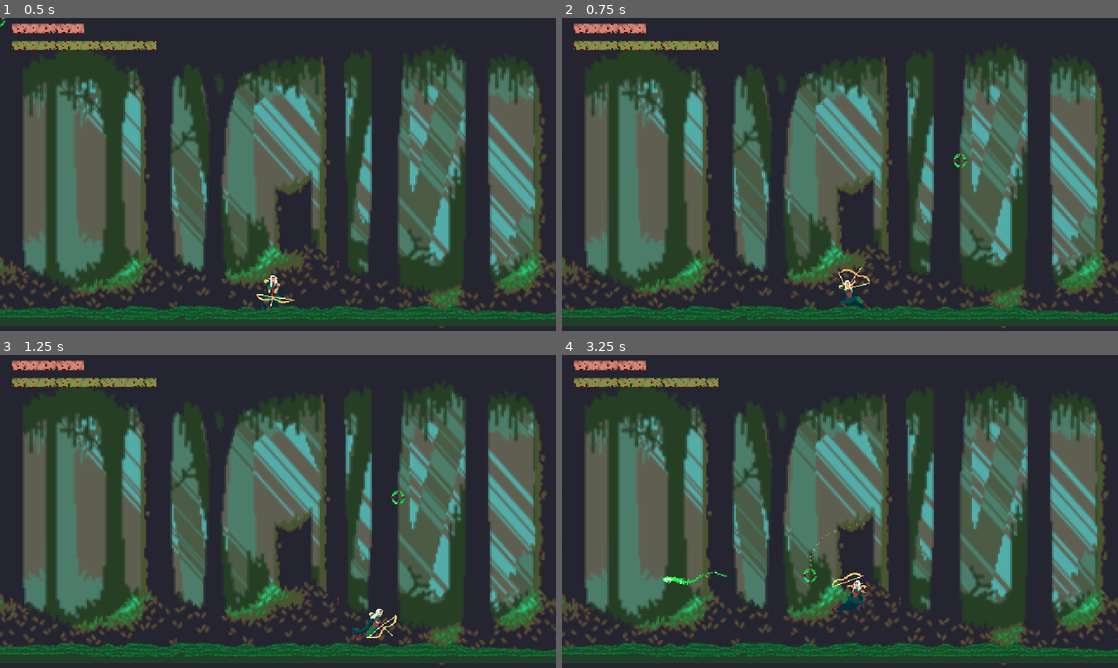
Above: before the commit, frames 1-4 (two rows, left to right).
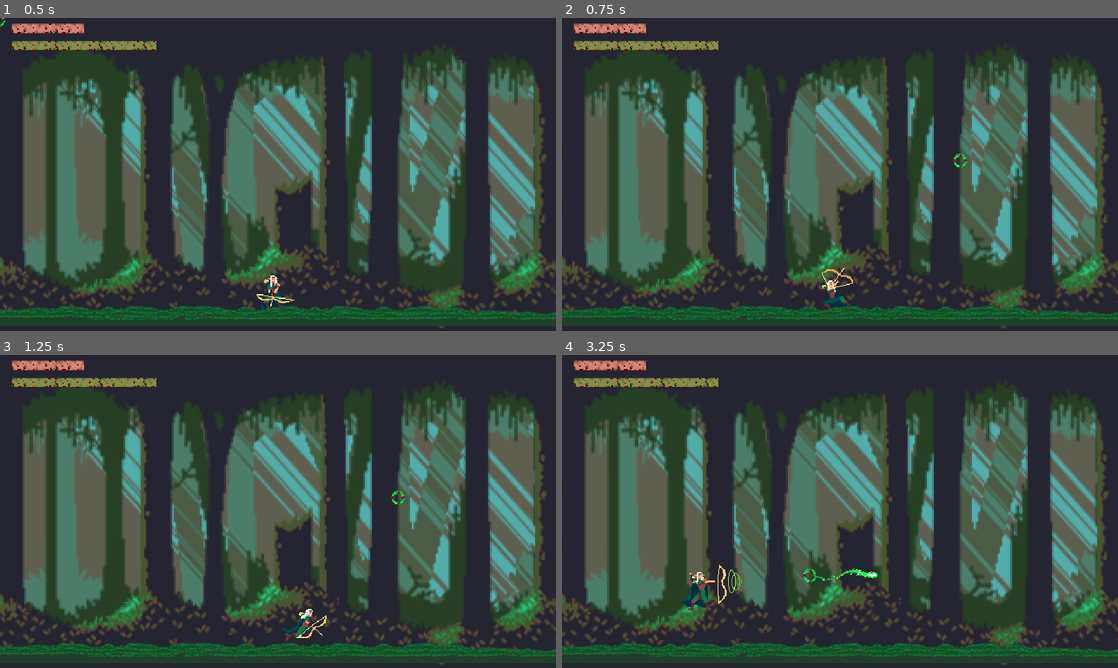
Above: after the commit, the same moments.

Repository: dcrespo3d/GGJ2023
Game: Godot game, scene res://EscenaMain.tscn
The game is run twice, just before and just after one commit, with the same random seed, the same clock (stepped at 60 frames per second) and the same inputs.
Inputs (mouse positions are in pixels of both pictures, inside the frame that each line leads up to):
- Up to frame 1 (0.5 s): no input
- Up to frame 2 (0.75 s): move the mouse to (962, 158) at 0.52 s; hold Right (ui_right) from 0.53 s (still down); click (962, 158) at 0.6 s
- Up to frame 3 (1.25 s): keep holding Right (ui_right)
- Up to frame 4 (3.25 s): move the mouse to (728, 527) at 1.27 s; release Right (ui_right) at 1.28 s; hold Left (ui_left) 1.28-2.03 s; tap Space (dash_key) at 1.35 s; click (728, 527) at 1.55 s; move the mouse to (895, 442) at 2.02 s; hold Right (ui_right) 2.03-2.78 s; click (895, 442) at 2.1 s; move the mouse to (812, 574) at 2.77 s; hold Up (ui_up) from 2.78 s (still down); click (812, 574) at 2.85 s

Frame 1 is identical in both runs. In frame 2, 0.6% of the frame differs, in the area x 46-56%, y 79-94%; in frame 3, 0.6%; in frame 4, 1.0%, in the area x 18-57%, y 53-82%.

Commit message:
player: parada al disparar al andar

Diff:
--- a/Player.gd
+++ b/Player.gd
@@ -167,7 +167,7 @@
 		state = NORMAL
 #	print("$AnimatedSprite.animation:", $AnimatedSprite.animation)
 #	print("$AnimatedSprite.frame:", $AnimatedSprite.frame)
-	if fallWhileAttacking:
+	if fallWhileAttacking and prevState == JUMP:
 		var oldyvelocity = velocity.y
 		velocity = move_and_slide(velocity, Vector2.UP)
 		isonfloor = oldyvelocity != velocity.y
